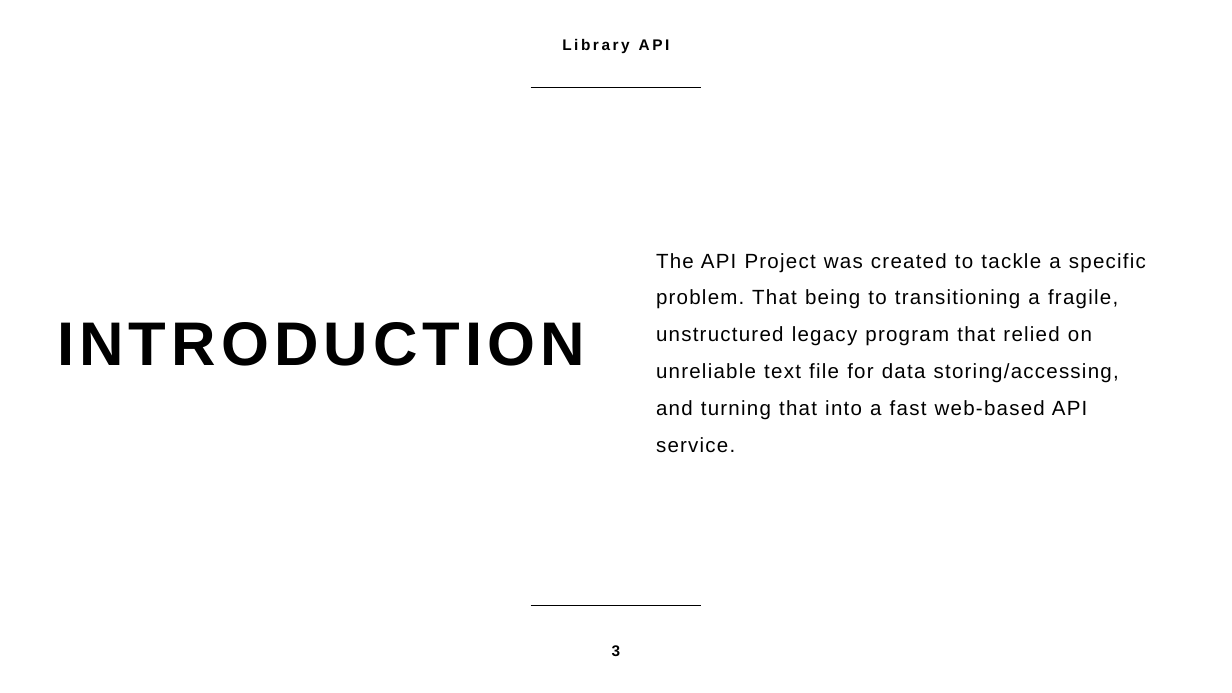
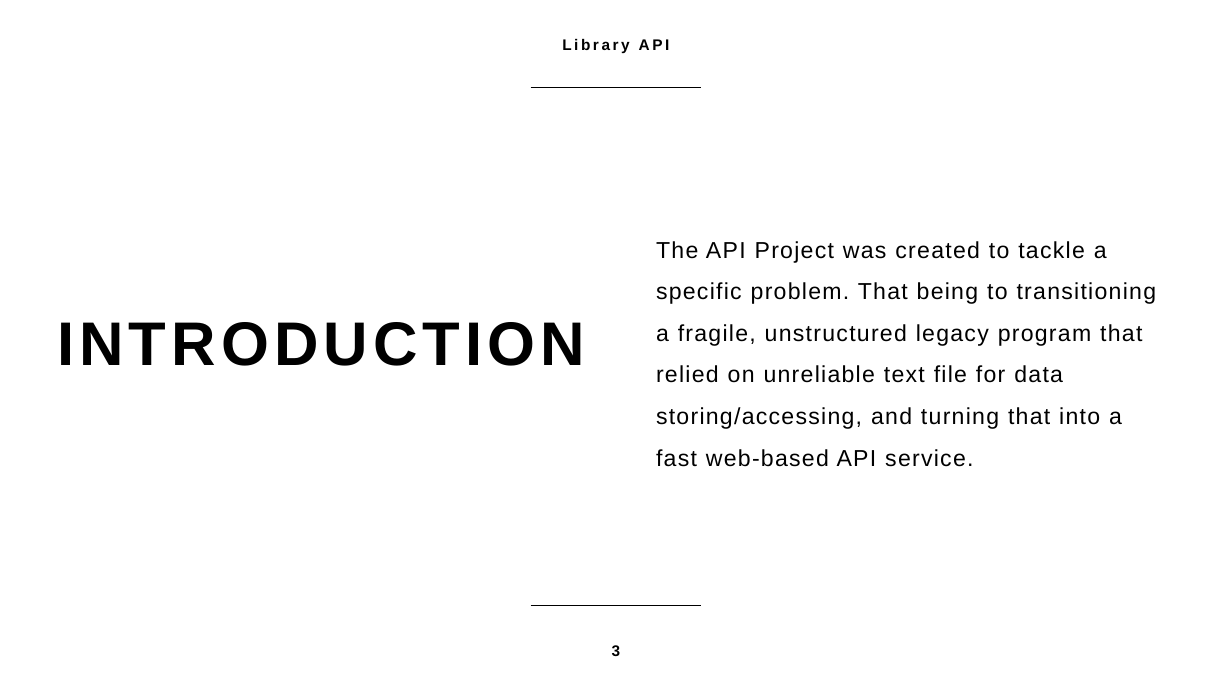
Before and after one commit to MArhumIrfan/Vantage_Intership, a slide deck: slide 3 of Library_API.pptx. Drawn at 1232x693 pixels with LibreOffice and Linux fonts; fonts in the diff are those of the drawing; background and template pictures are left out. Boxes give left, top, right and bottom in pixels: in the first picture for what was removed or moved away, otherwise in the second. Text is boxed around its words. In the diff, an @@ line names an element or a change of style, - is before the commit and + after.

```diff
--- a/Library_API.pptx
+++ b/Library_API.pptx
@@ text "The API Project was created ..." at <box>656,241,1157,467</box>: size 16 to 18 pt @@
```
Also in this commit, not shown: 2 other slides changed, 2 slides added, 2 other files.
